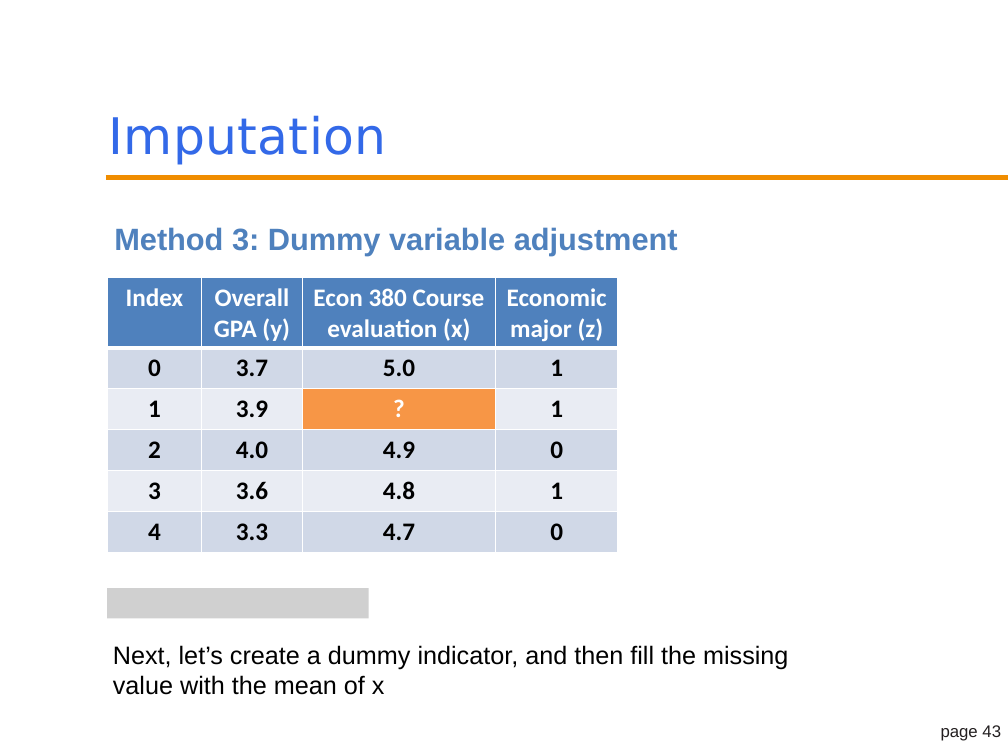
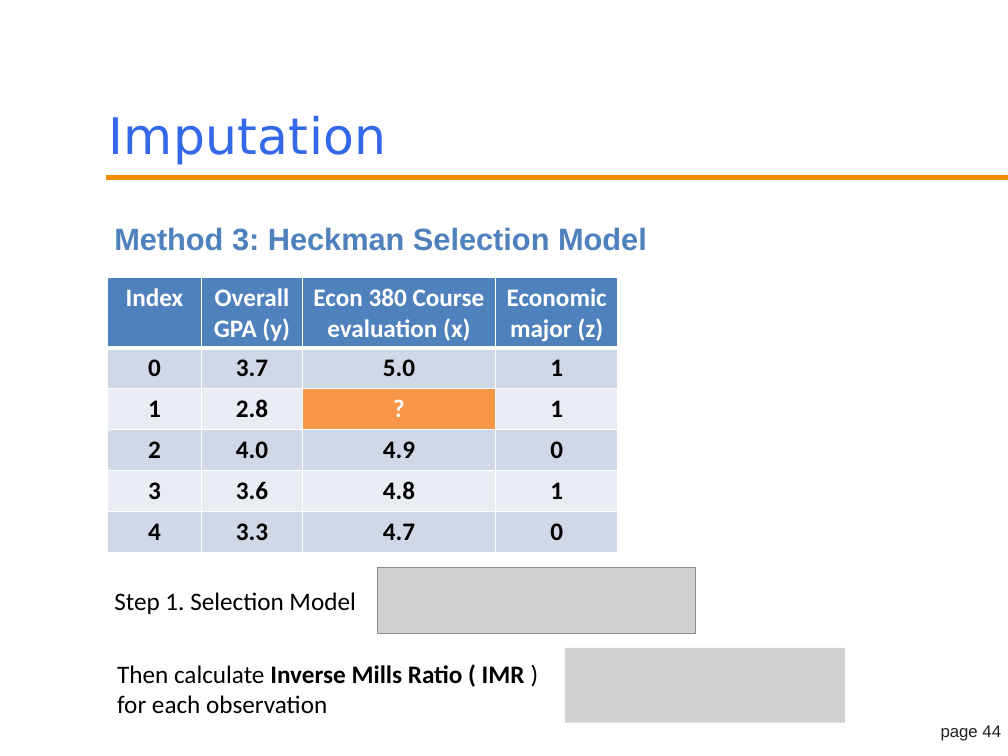
Before and after one commit to sparks5969/course-computational-economics, a slide deck: slide 44 of module5/machine learning.pptx (slide 43 before the commit). Drawn at 1008x756 pixels with LibreOffice and Linux fonts; fonts in the diff are those of the drawing; grey boxes stand for pictures; background and template pictures are left out. Boxes give left, top, right and bottom in pixels: in the first picture for what was removed or moved away, otherwise in the second. Text is boxed around its words. In the diff, an @@ line names an element or a change of style, - is before the commit and + after.

```diff
--- a/module5/machine learning.pptx
+++ b/module5/machine learning.pptx
@@ text at (114, 227, 647, 251): text changed @@
-Method 3: Dummy variable adjustment
+Method 3: Heckman Selection Model
@@ table at (107, 277, 618, 552) @@
-row 3, column 2: 3.9
+row 3, column 2: 2.8
@@ picture added at (378, 568, 696, 633) @@
@@ picture removed at (107, 588, 368, 618) @@
@@ text at (114, 592, 355, 614): text changed; font Arial to Calibri @@
-Next, let’s create a dummy indicator, and then fill the missing value with the mean of x
+Step 1. Selection Model
@@ picture added at (565, 648, 846, 723) @@
@@ text added at (117, 665, 525, 714), 18 pt, text #000000 @@
+Then calculate Inverse Mills Ratio ( IMR )
+for each observation
@@ page number at (941, 725, 1001, 741): text changed @@
-page 43
+page 44
```
Also in this commit, not shown: 5 other slides changed, 1 slide added, 8 other files.
